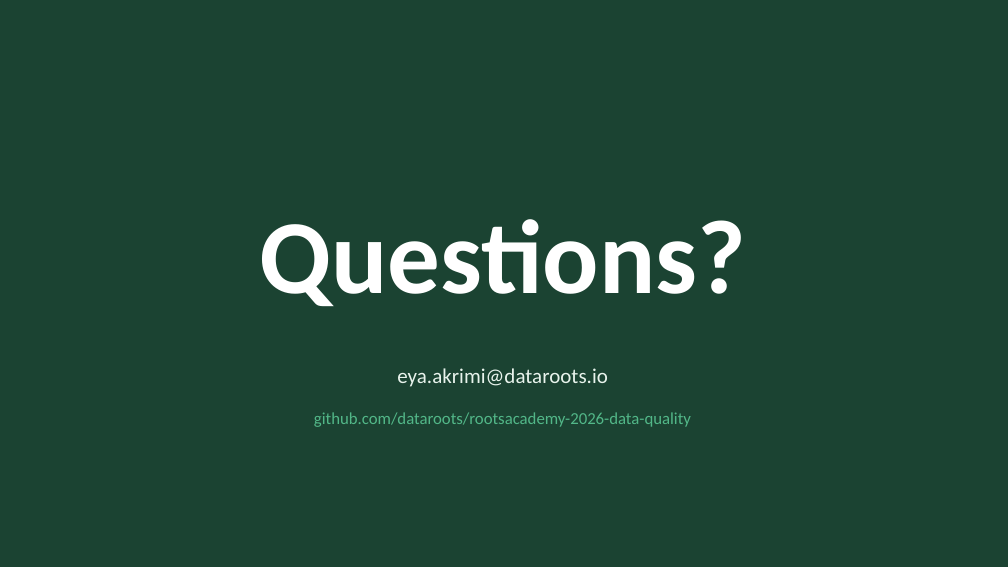
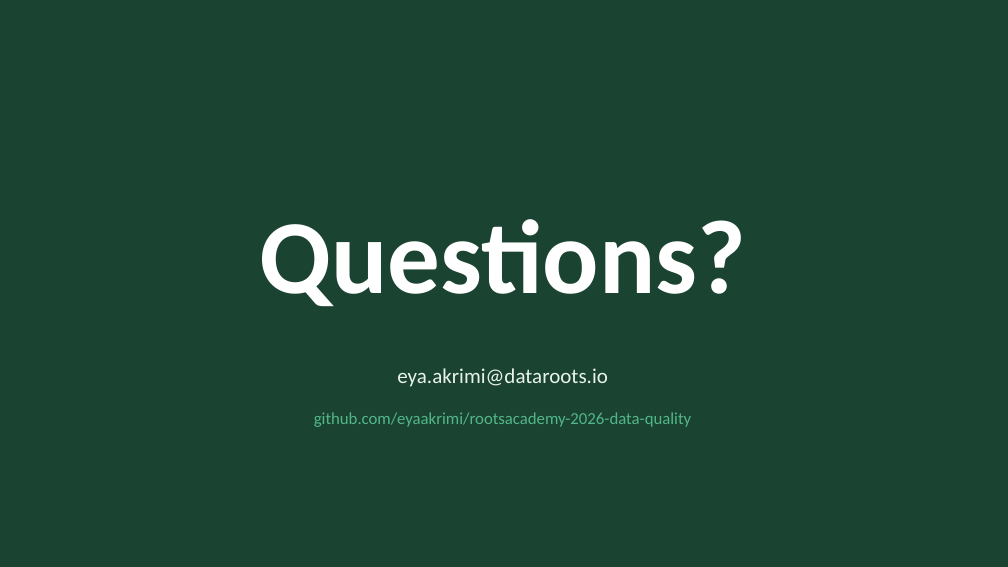
Before and after one commit to datarootsio/rootsacademy-2026-data-quality, a slide deck: slide 39 of slides/DataQuality-RA2026.pptx. Drawn at 1008x567 pixels with LibreOffice and Linux fonts; fonts in the diff are those of the drawing. Boxes give left, top, right and bottom in pixels: in the first picture for what was removed or moved away, otherwise in the second. Text is boxed around its words. In the diff, an @@ line names an element or a change of style, - is before the commit and + after.

```diff
--- a/slides/DataQuality-RA2026.pptx
+++ b/slides/DataQuality-RA2026.pptx
@@ text at (314,412,691,427): text changed @@
-github.com/dataroots/rootsacademy-2026-data-quality
+github.com/eyaakrimi/rootsacademy-2026-data-quality
```
Also in this commit, not shown: 1 other slide changed, 5 other files.
